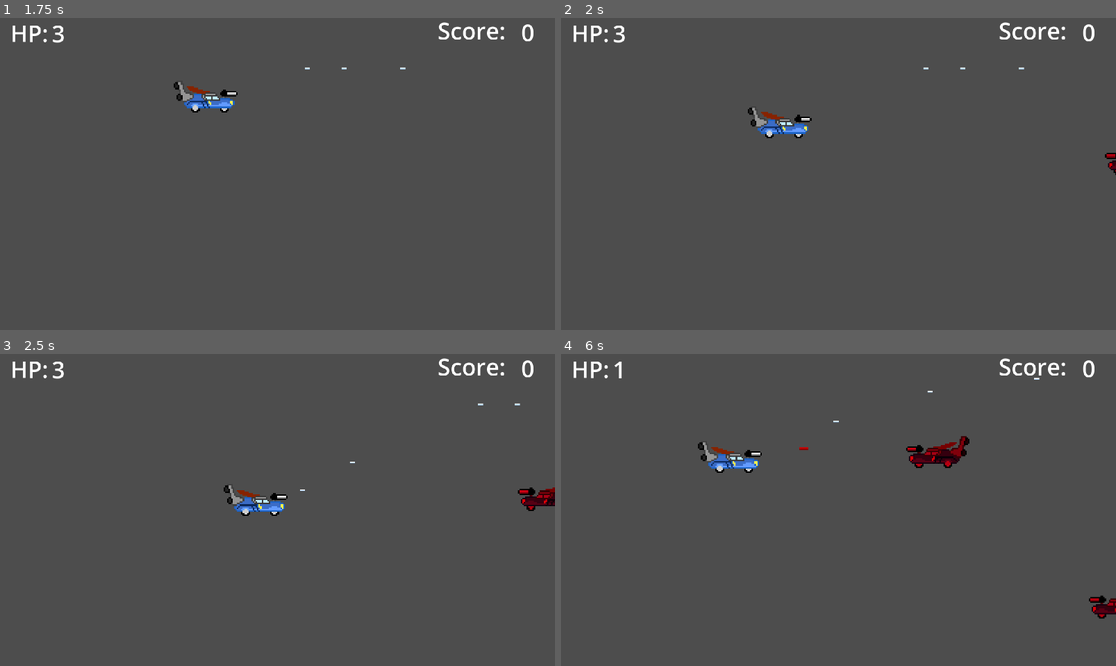
Above: before the commit, frames 1-4 (two rows, left to right).
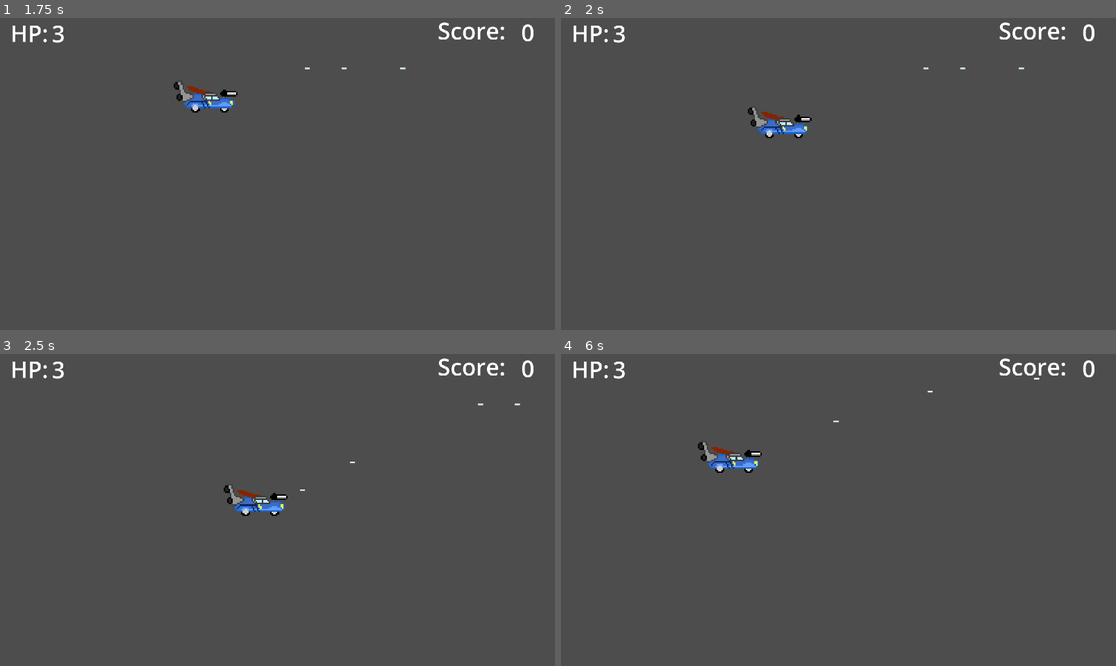
Above: after the commit, the same moments.

Repository: P0ddy/Project-Bentley
Game: Godot game, scene res://Scenes/MainScene/Game.tscn
Same seed, same stepped clock (60 frames per second), same inputs: the game is played once before the commit and once after it.
Inputs:
- Up to frame 1 (1.75 s): tap Enter at 0.5 s; hold D (right) 0.53-1.28 s; hold Space (shoot) 0.53-1.28 s; hold S (down) from 1.28 s (still down); tap Space (shoot) at 1.35 s
- Up to frame 2 (2 s): keep holding S (down)
- Up to frame 3 (2.5 s): release S (down) at 2.03 s; hold D (right) from 2.03 s (still down); hold Space (shoot) from 2.03 s (still down)
- Up to frame 4 (6 s): release D (right) at 2.78 s; release Space (shoot) at 2.78 s; hold W (up) 2.78-3.53 s; tap Space (shoot) at 2.85, 4.35, 5.85 s; hold Space (shoot) 3.53-4.28 s; hold A (left) 3.53-5.03 s; hold S (down) 5.03-5.78 s; hold Space (shoot) 5.03-5.78 s; hold D (right) from 5.78 s (still down)

Frame 1 is identical in both runs. In frame 2, less than 0.1% of the frame differs, in the area x 97-100%, y 43-51%; in frame 3, 0.3%; in frame 4, 0.9%, in the area x 9-100%, y 2-85%.
Error after the commit: Parse Error: Expected indented block after "if" block. (res://Scenes/MainScene/Enemy.gd:21)

Commit message:
Making Music Global

Diff:
--- /dev/null
+++ b/Scenes/AudioScene/audio_player.tscn
@@ -0,0 +1,8 @@
+[gd_scene load_steps=2 format=3 uid="uid://6iwvbo1m5m6b"]
+
+[ext_resource type="AudioStream" uid="uid://bpjvf80yjepfs" path="res://Audio/Music/TestTrack.mp3" id="1_f5vyh"]
+
+[node name="AudioPlayer" type="AudioStreamPlayer"]
+stream = ExtResource("1_f5vyh")
+autoplay = true
+bus = &"Music"
--- a/Scenes/MainScene/Enemy.gd
+++ b/Scenes/MainScene/Enemy.gd
@@ -19,7 +19,7 @@
 	var movement = Vector2(-speed, 0)
 
 	if player:
-		movement = position.direction_to(player.position) * speed
+s		movement = position.direction_to(player.position) * speed
 	movement = move_and_collide(movement)
 
 func _on_shoot_speed_timeout():
--- a/Scenes/Menu/options_menu.tscn
+++ b/Scenes/Menu/options_menu.tscn
@@ -1,7 +1,6 @@
-[gd_scene load_steps=4 format=3 uid="uid://c8gvpvs1dpvr2"]
+[gd_scene load_steps=3 format=3 uid="uid://c8gvpvs1dpvr2"]
 
 [ext_resource type="Script" path="res://Scenes/Menu/options_menu.gd" id="1_paq8y"]
-[ext_resource type="AudioStream" uid="uid://bpjvf80yjepfs" path="res://Audio/Music/TestTrack.mp3" id="2_3j3du"]
 [ext_resource type="PackedScene" uid="uid://bqemmj5sudlam" path="res://Scenes/Menu/volume_slider.tscn" id="2_3jgbx"]
 
 [node name="Options_Menu" type="Control"]
@@ -147,14 +146,6 @@
 theme_override_font_sizes/font_size = 81
 text = "Back"
 
-[node name="SFX" type="AudioStreamPlayer" parent="."]
-bus = &"SFX"
-
-[node name="Music" type="AudioStreamPlayer" parent="."]
-stream = ExtResource("2_3j3du")
-autoplay = true
-bus = &"Music"
-
 [connection signal="toggled" from="Mid Color/MarginContainer/HBoxContainer4/CheckButton" to="." method="_on_check_button_toggled"]
 [connection signal="button_down" from="BackToMenuButton" to="." method="_on_back_to_menu_button_button_down"]
 [connection signal="pressed" from="BackToMenuButton" to="." method="_on_back_to_menu_button_pressed"]
--- a/project.godot
+++ b/project.godot
@@ -18,6 +18,7 @@
 [autoload]
 
 Global="*res://Global.gd"
+AudioPlayer="*res://Scenes/AudioScene/audio_player.tscn"
 
 [display]
 
